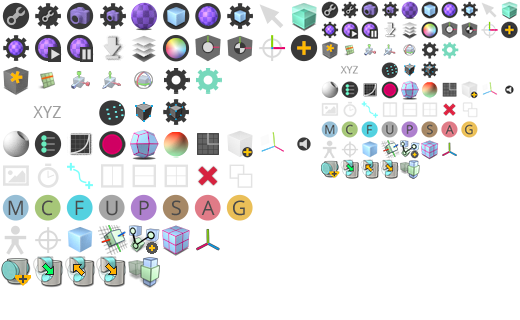
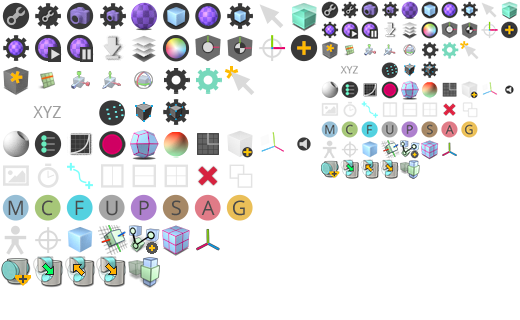
Revision of a layered 520x320 image; what changed, layer by layer:
painted on "32 copy" over (458, 41, 479, 59)
painted on "32" over (224, 66, 255, 95)
